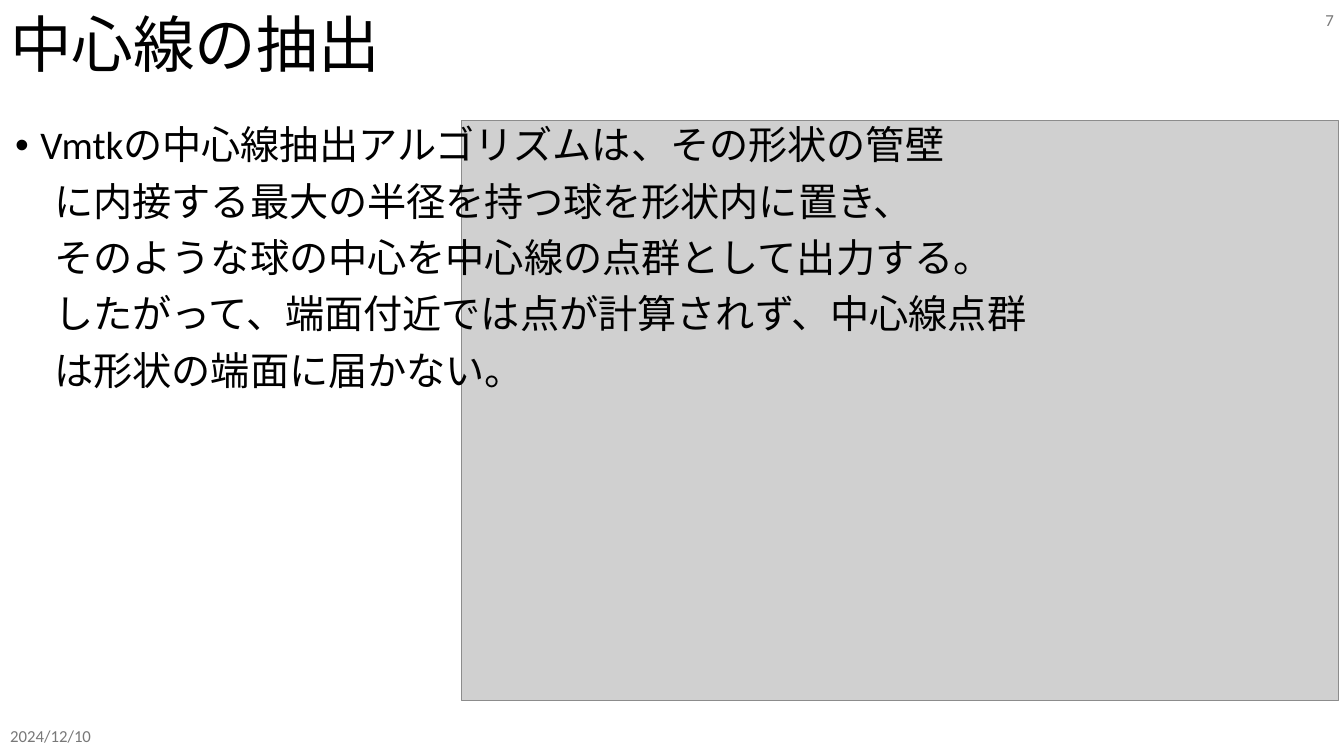
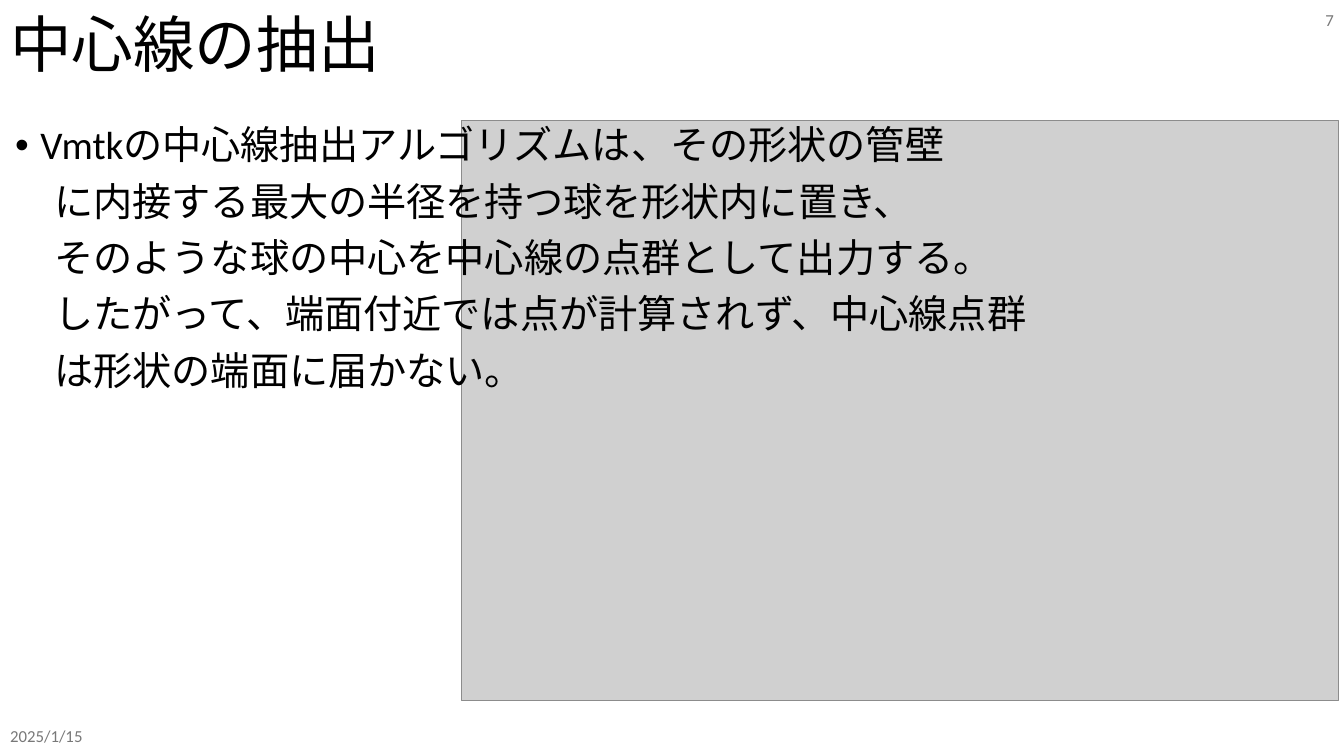
Before and after one commit to tailup7/howtoVM, a slide deck: slide 7 of extractCenterline/usage.pptx. Drawn at 1344x756 pixels with LibreOffice and Linux fonts; fonts in the diff are those of the drawing; grey boxes stand for pictures. Boxes give left, top, right and bottom in pixels: in the first picture for what was removed or moved away, otherwise in the second. Text is boxed around its words. In the diff, an @@ line names an element or a change of style, - is before the commit and + after.

```diff
--- a/extractCenterline/usage.pptx
+++ b/extractCenterline/usage.pptx
@@ text at box(10, 730, 82, 743): text changed @@
-2024/12/10
+2025/1/15
```
Also in this commit, not shown: 6 other slides changed, 5 other files.
